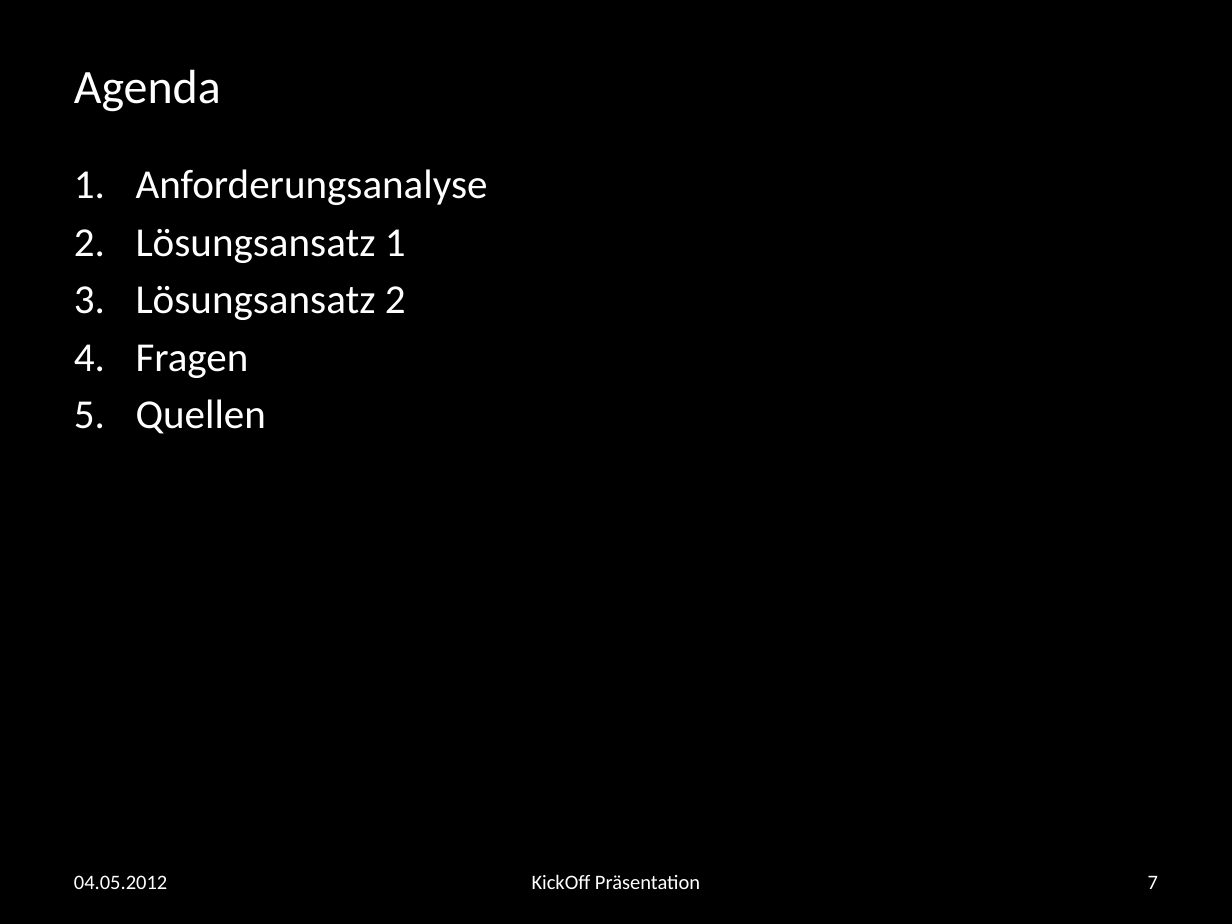
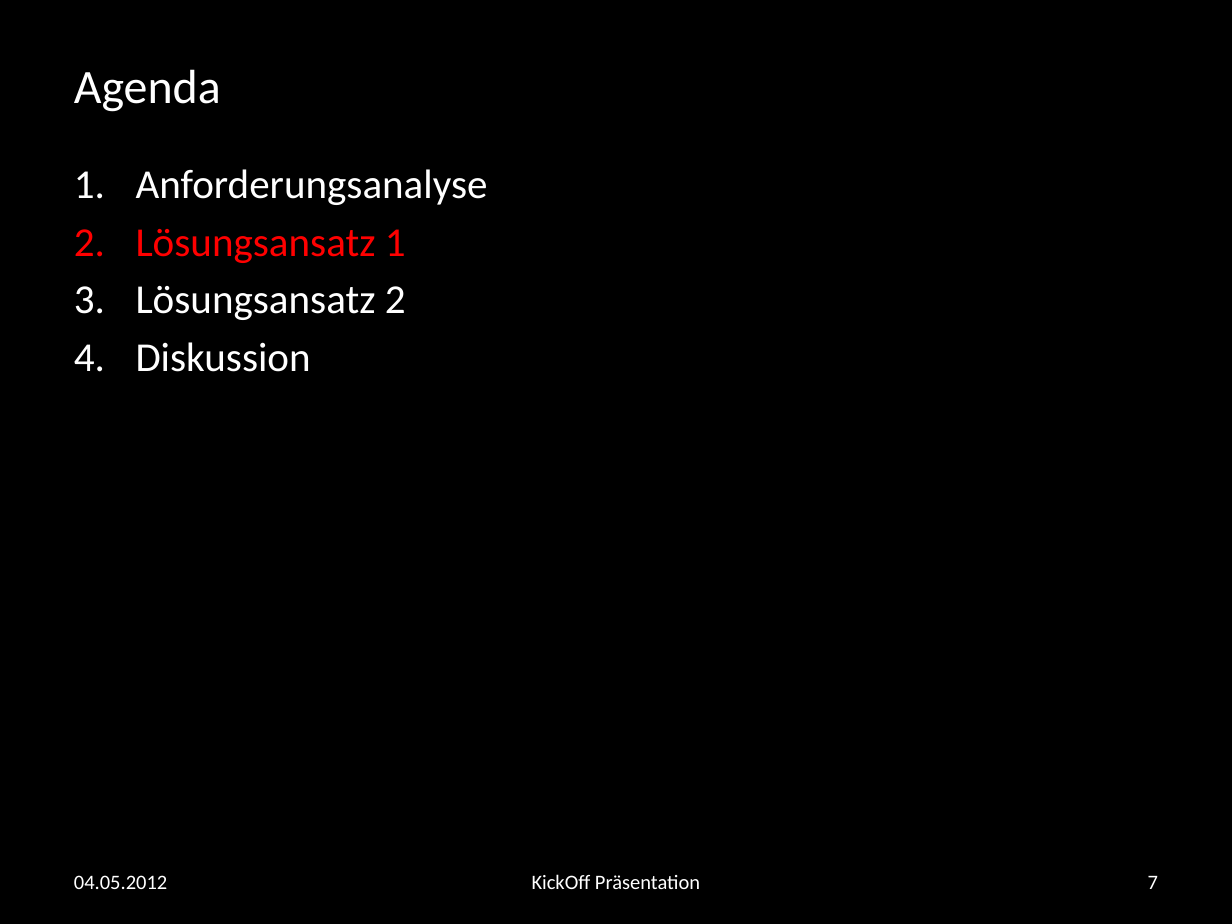
Before and after one commit to andreasnuesslein/swp_kp2_2012_gruppe1, a slide deck: slide 7 of KickOff-Praesentation/vorlage.pptx. Drawn at 1232x924 pixels with LibreOffice and Linux fonts; fonts in the diff are those of the drawing; background and template pictures are left out. Boxes give left, top, right and bottom in pixels: in the first picture for what was removed or moved away, otherwise in the second. Text is boxed around its words. In the diff, an @@ line names an element or a change of style, - is before the commit and + after.

```diff
--- a/KickOff-Praesentation/vorlage.pptx
+++ b/KickOff-Praesentation/vorlage.pptx
@@ text at [136,229,406,263]: text colour #FFFFFF to #FF0000 in "Lösungsansatz 1" @@
@@ text at [136,342,311,372]: text changed @@
-4. Fragen
-5. Quellen
+4. Diskussion
```
Also in this commit, not shown: 10 other slides changed, 1 slide added, 1 other file.
